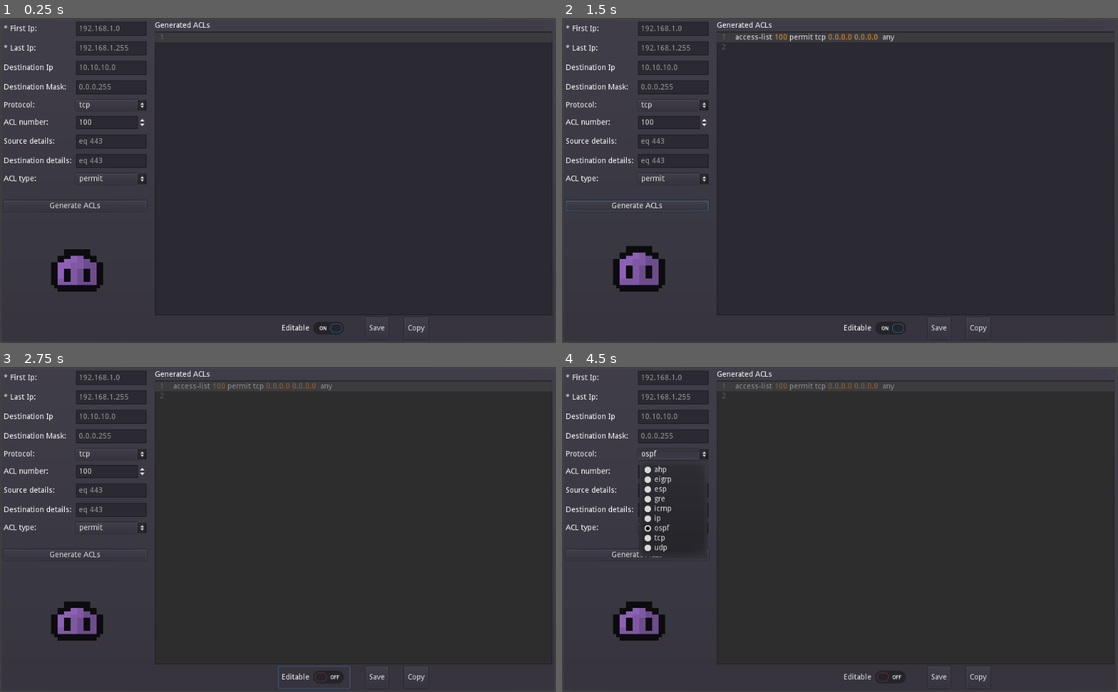
Above: before the commit, frames 1-4 (two rows, left to right).
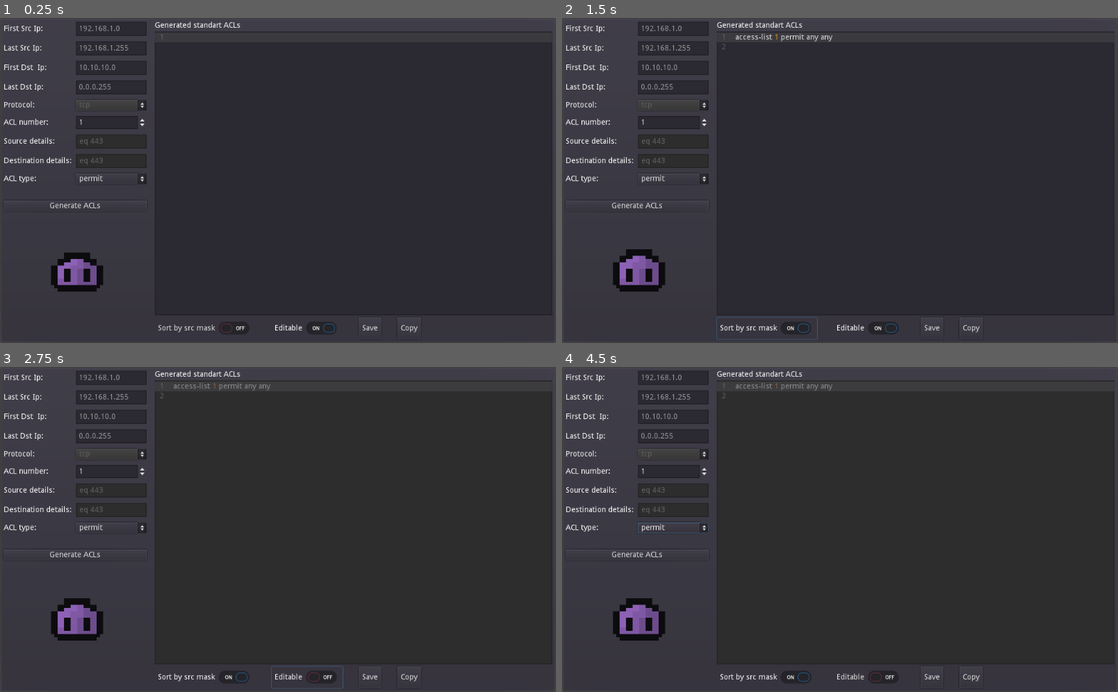
Above: after the commit, the same moments.

Repository: DetrembleurArthur/Acls-Maker
Game: Godot game, scene res://gui.tscn
Same seed, same stepped clock (60 frames per second), same inputs: the game is played once before the commit and once after it.
Inputs (mouse positions are in pixels of both pictures, inside the frame that each line leads up to):
- Up to frame 1 (0.25 s): no input
- Up to frame 2 (1.5 s): click "Generate ACLs" at 0.5 s; click (767, 330) at 1.25 s, where only the run after the commit has a clickable "Sort by src mask"
- Up to frame 3 (2.75 s): click "Editable" at 2 s
- Up to frame 4 (4.5 s): click (673, 454) at 2.75 s, where only the run before the commit has a clickable "tcp"; click "permit" at 3.5 s; click (673, 454) at 4.25 s, where only the run before the commit has a clickable "ospf"

The runs differ from the first frame. In frame 1, 1.0% of the frame differs, in the area x 0-77%, y 1-98%; in frame 2, 1.4%; in frame 3, 1.2%; in frame 4, 1.8%.

Commit message:
destination implementation :spades:

Diff:
--- a/gui.gd
+++ b/gui.gd
@@ -1,9 +1,9 @@
 extends Control
 
-onready var first_ip_widget := $PanelContainer/HBoxContainer/VBoxContainer/GridContainer/FirstIp
-onready var last_ip_widget := $PanelContainer/HBoxContainer/VBoxContainer/GridContainer/LastIp
-onready var dest_ip_widget := $PanelContainer/HBoxContainer/VBoxContainer/GridContainer/DstIp
-onready var mask_widget := $PanelContainer/HBoxContainer/VBoxContainer/GridContainer/Mask
+onready var first_src_ip_widget := $PanelContainer/HBoxContainer/VBoxContainer/GridContainer/FirstSrcIp
+onready var last_src_ip_widget := $PanelContainer/HBoxContainer/VBoxContainer/GridContainer/LastSrcIp
+onready var first_dest_ip_widget := $PanelContainer/HBoxContainer/VBoxContainer/GridContainer/FirstDstIp
+onready var last_dest_ip_widget := $PanelContainer/HBoxContainer/VBoxContainer/GridContainer/LastDstIp
 onready var protocol_widget := $PanelContainer/HBoxContainer/VBoxContainer/GridContainer/Protocol
 onready var acl_number_widget := $PanelContainer/HBoxContainer/VBoxContainer/GridContainer/AclNumber
 onready var src_details_widget := $PanelContainer/HBoxContainer/VBoxContainer/GridContainer/SrcDetails
@@ -12,10 +12,14 @@
 onready var file_dialog := $PanelContainer/SaveFileDialog
 onready var popup := $PanelContainer/ConfirmationDialog
 onready var acl_type_widget := $PanelContainer/HBoxContainer/VBoxContainer/GridContainer/AclType
+onready var sort_by_mask_widget := $PanelContainer/HBoxContainer/VBoxContainer2/HBoxContainer/SortCheckBox
+onready var title_widget := $PanelContainer/HBoxContainer/VBoxContainer2/TitleLabel
+var current_acls
 
 # Called when the node enters the scene tree for the first time.
 func _ready():
-	pass # Replace with function body.
+	_on_AclNumber_value_changed(acl_number_widget.value)
+
 func get_value(var ip : String):
 	var value = 0
 	var i = 0
@@ -25,32 +29,11 @@
 		i += 1
 	return value
 
-func show_acls(var number : int, var first_value : int, var last_value : int, var dstIp : String, var dstMaskIp : String, var f : String, var t : String, var protocol : String):
-	var current := first_value
-	var temp := 0
-	var counter := 0
-	var output := ""
-	while current <= last_value:
-		temp = current
-		counter = 0
-		while temp > 0:
-			if temp % 2 == 0:
-				counter += 1
-				temp >>= 1
-			else:
-				temp = 0
-		temp = pow(2, counter) - 1
-		while current + temp > last_value:
-			counter -= 1
-			temp = pow(2, counter) - 1
-		output += "access-list " + str(number) + " " + acl_type_widget.text + " " + (protocol if protocol != null else "") + " " + str(current >> 24) + "." + str((current >> 16) & 0xff) + "." + str((current >> 8) & 0xff) + "." + str(current & 0xff) + " " + str((temp >> 24) & 0xff) + "." + str((temp >> 16) & 0xff) + "." + str((temp >> 8) & 0xff) + "." + str(temp & 0xff) + " " + (f if not f.empty() else "") + " " + (dstIp if not dstIp.empty() else "any") + " " + (dstMaskIp if not dstMaskIp.empty() else ("0.0.0.0" if not dstIp.empty() else "")) + " " + (t if not t.empty() else "") + "\n"
-		current += temp + 1
-	return output
 
 func to_str_ip(var address_value : int):
 	var buffer := ""
-	for i in range(1, 4):
-		if i != 1:
+	for i in range(0, 4):
+		if i != 0:
 			buffer = str(address_value & 0xff) + "." + buffer
 		else:
 			buffer = str(address_value & 0xff)
@@ -77,26 +60,87 @@
 			temp = pow(2, counter) - 1
 		acls.append(
 			{
-				"ip": current,
-				"mask": temp
+				"ip-value": current,
+				"mask-value": temp,
+				"ip-str": to_str_ip(current),
+				"mask-str": to_str_ip(temp)
 			}
 		)
 		current += temp + 1
 	return acls
 
+func merge_ranges(var src_range : Array, var dst_range : Array):
+	var merged_ranges = []
+	for src in src_range:
+		for dst in dst_range:
+			merged_ranges.append(
+				{
+					"src": src,
+					"dst": dst
+				}
+			)
+	return merged_ranges
+
+func compute_acls(var first_src : int, var last_src : int, var first_dst : int, var last_dst : int):
+	var src_ranges = ip_range(first_src, last_src)
+	var dst_ranges = ip_range(first_dst, last_dst)
+	var merged_ranges = merge_ranges(src_ranges, dst_ranges)
+	return merged_ranges
+
+class AclSorter:
+	static func sort(a, b):
+		print(b["src"]["mask-value"] , " ", a["src"]["mask-value"])
+		return b["src"]["mask-value"] < a["src"]["mask-value"]
+
+func show_acls_lines(var merged_range : Array,
+					 var number : int,
+					 var protocol : String,
+					 var src_details : String,
+					 var dst_details : String,
+					 var action : String):
+	var buffer := ""
+	for rng in merged_range:
+		buffer += "access-list %d %s " % [number, action]
+		if number >= 100:
+			buffer += "%s " % protocol
+		if rng["src"]["ip-value"] == 0:
+			buffer += "any "
+		elif rng["src"]["mask-value"] == 0:
+			buffer += "host %s " % rng["src"]["ip-str"]
+		else:
+			buffer += "%s %s " % [rng["src"]["ip-str"], rng["src"]["mask-str"]]
+		if number >= 100 and src_details:
+			buffer += "%s " % src_details
+		if rng["dst"]["ip-value"] == 0:
+			buffer += "any "
+		elif rng["dst"]["mask-value"] == 0:
+			buffer += "host %s " % rng["dst"]["ip-str"]
+		else:
+			buffer += "%s %s " % [rng["dst"]["ip-str"], rng["dst"]["mask-str"]]
+		if number >= 100 and dst_details:
+			buffer += "%s " % dst_details
+		buffer += "\n"
+	output_acls.text = buffer
+
+
 func _generated_acls_button():
-	var first_ip = first_ip_widget.text
-	var last_ip = last_ip_widget.text
-	var dst_ip = dest_ip_widget.text
-	var mask = mask_widget.text
+	var first_src_ip = first_src_ip_widget.text
+	var last_src_ip = last_src_ip_widget.text
+	var first_dst_ip = first_dest_ip_widget.text
+	var last_dst_ip = last_dest_ip_widget.text
 	var source_details = src_details_widget.text
 	var dest_details = dst_details_widget.text
 	var protocol = protocol_widget.text
-	var first_value = get_value(first_ip)
-	var last_value = get_value(last_ip)
+	var first_src_ip_value = get_value(first_src_ip)
+	var last_src_ip_value = get_value(last_src_ip)
+	var first_dst_ip_value = get_value(first_dst_ip)
+	var last_dst_ip_value = get_value(last_dst_ip)
 	var number = acl_number_widget.value
-	var out = show_acls(number, first_value, last_value, dst_ip, mask, source_details, dest_details, protocol)
-	output_acls.text = out
+	var action = acl_type_widget.text
+	current_acls = compute_acls(first_src_ip_value, last_src_ip_value, first_dst_ip_value, last_dst_ip_value)
+	if sort_by_mask_widget.pressed:
+		current_acls.sort_custom(AclSorter, "sort")
+	show_acls_lines(current_acls, number, protocol, source_details, dest_details, action)
 
 
 
@@ -120,3 +164,24 @@
 	file.close()
 	popup.dialog_text = "Your ACLs have been saved successfuly into '" + path + "'"
 	popup.popup_centered()
+
+
+
+
+func _on_sort_by_mask_toggled(button_pressed):
+	if current_acls:
+		current_acls.sort_custom(AclSorter, "sort")
+		var source_details = src_details_widget.text
+		var dest_details = dst_details_widget.text
+		var protocol = protocol_widget.text
+		var number = acl_number_widget.value
+		var action = acl_type_widget.text
+		show_acls_lines(current_acls, number, protocol, source_details, dest_details, action)
+
+
+func _on_AclNumber_value_changed(value : int):
+	var extended := value >= 100
+	protocol_widget.disabled = not extended
+	src_details_widget.editable = extended
+	dst_details_widget.editable = extended
+	title_widget.text = "Generated %s ACLs" % ("extended" if extended else "standart")
--- a/gui.tscn
+++ b/gui.tscn
@@ -58,9 +58,9 @@
 margin_top = 6.0
 margin_right = 129.0
 margin_bottom = 20.0
-text = "* First Ip: "
-
-[node name="FirstIp" type="LineEdit" parent="PanelContainer/HBoxContainer/VBoxContainer/GridContainer"]
+text = "First Src Ip: "
+
+[node name="FirstSrcIp" type="LineEdit" parent="PanelContainer/HBoxContainer/VBoxContainer/GridContainer"]
 margin_left = 133.0
 margin_right = 263.0
 margin_bottom = 26.0
@@ -76,9 +76,9 @@
 margin_top = 42.0
 margin_right = 129.0
 margin_bottom = 56.0
-text = "* Last Ip: "
-
-[node name="LastIp" type="LineEdit" parent="PanelContainer/HBoxContainer/VBoxContainer/GridContainer"]
+text = "Last Src Ip: "
+
+[node name="LastSrcIp" type="LineEdit" parent="PanelContainer/HBoxContainer/VBoxContainer/GridContainer"]
 margin_left = 133.0
 margin_top = 36.0
 margin_right = 263.0
@@ -95,9 +95,9 @@
 margin_top = 78.0
 margin_right = 129.0
 margin_bottom = 92.0
-text = "Destination Ip"
-
-[node name="DstIp" type="LineEdit" parent="PanelContainer/HBoxContainer/VBoxContainer/GridContainer"]
+text = "First Dst  Ip: "
+
+[node name="FirstDstIp" type="LineEdit" parent="PanelContainer/HBoxContainer/VBoxContainer/GridContainer"]
 margin_left = 133.0
 margin_top = 72.0
 margin_right = 263.0
@@ -114,9 +114,9 @@
 margin_top = 114.0
 margin_right = 129.0
 margin_bottom = 128.0
-text = "Destination Mask: "
-
-[node name="Mask" type="LineEdit" parent="PanelContainer/HBoxContainer/VBoxContainer/GridContainer"]
+text = "Last Dst Ip: "
+
+[node name="LastDstIp" type="LineEdit" parent="PanelContainer/HBoxContainer/VBoxContainer/GridContainer"]
 margin_left = 133.0
 margin_top = 108.0
 margin_right = 263.0
@@ -142,6 +142,7 @@
 margin_bottom = 164.0
 rect_min_size = Vector2( 130, 0 )
 hint_tooltip = "Put the filtered protocol here"
+disabled = true
 text = "tcp"
 items = [ "ahp", null, false, 0, null, "eigrp", null, false, 1, null, "esp", null, false, 2, null, "gre", null, false, 3, null, "icmp", null, false, 4, null, "ip", null, false, 5, null, "ospf", null, false, 6, null, "tcp", null, false, 7, null, "udp", null, false, 8, null ]
 selected = 7
@@ -158,9 +159,9 @@
 margin_right = 263.0
 margin_bottom = 198.0
 hint_tooltip = "Put the extended ACL number here"
-min_value = 100.0
+min_value = 1.0
 max_value = 199.0
-value = 100.0
+value = 1.0
 
 [node name="Label7" type="Label" parent="PanelContainer/HBoxContainer/VBoxContainer/GridContainer"]
 margin_top = 214.0
@@ -176,6 +177,7 @@
 rect_min_size = Vector2( 130, 0 )
 hint_tooltip = "Put the source details here"
 max_length = 15
+editable = false
 clear_button_enabled = true
 placeholder_text = "eq 443"
 caret_blink = true
@@ -195,6 +197,7 @@
 rect_min_size = Vector2( 130, 0 )
 hint_tooltip = "Put the destination details here"
 max_length = 15
+editable = false
 clear_button_enabled = true
 placeholder_text = "eq 443"
 caret_blink = true
@@ -226,7 +229,7 @@
 position = Vector2( 135, 450 )
 scale = Vector2( 3, 3 )
 frames = SubResource( 5 )
-frame = 1
+frame = 2
 speed_scale = 0.4
 playing = true
 
@@ -237,7 +240,7 @@
 size_flags_horizontal = 3
 size_flags_vertical = 3
 
-[node name="Label" type="Label" parent="PanelContainer/HBoxContainer/VBoxContainer2"]
+[node name="TitleLabel" type="Label" parent="PanelContainer/HBoxContainer/VBoxContainer2"]
 margin_right = 732.0
 margin_bottom = 14.0
 text = "Generated ACLs"
@@ -260,24 +263,28 @@
 margin_right = 732.0
 margin_bottom = 586.0
 custom_constants/separation = 30
-alignment = 1
+
+[node name="SortCheckBox" type="CheckButton" parent="PanelContainer/HBoxContainer/VBoxContainer2/HBoxContainer"]
+margin_right = 185.0
+margin_bottom = 40.0
+text = "Sort by src mask"
 
 [node name="CheckButton" type="CheckButton" parent="PanelContainer/HBoxContainer/VBoxContainer2/HBoxContainer"]
-margin_left = 228.0
-margin_right = 359.0
+margin_left = 215.0
+margin_right = 346.0
 margin_bottom = 40.0
 pressed = true
 text = "Editable"
 
 [node name="Button" type="Button" parent="PanelContainer/HBoxContainer/VBoxContainer2/HBoxContainer"]
-margin_left = 389.0
-margin_right = 430.0
+margin_left = 376.0
+margin_right = 417.0
 margin_bottom = 40.0
 text = "Save"
 
 [node name="Button2" type="Button" parent="PanelContainer/HBoxContainer/VBoxContainer2/HBoxContainer"]
-margin_left = 460.0
-margin_right = 503.0
+margin_left = 447.0
+margin_right = 490.0
 margin_bottom = 40.0
 text = "Copy"
 
@@ -300,7 +307,9 @@
 window_title = "Success !"
 dialog_autowrap = true
 
+[connection signal="value_changed" from="PanelContainer/HBoxContainer/VBoxContainer/GridContainer/AclNumber" to="." method="_on_AclNumber_value_changed"]
 [connection signal="pressed" from="PanelContainer/HBoxContainer/VBoxContainer/Button" to="." method="_generated_acls_button"]
+[connection signal="toggled" from="PanelContainer/HBoxContainer/VBoxContainer2/HBoxContainer/SortCheckBox" to="." method="_on_sort_by_mask_toggled"]
 [connection signal="toggled" from="PanelContainer/HBoxContainer/VBoxContainer2/HBoxContainer/CheckButton" to="." method="_on_edit_checkbox"]
 [connection signal="pressed" from="PanelContainer/HBoxContainer/VBoxContainer2/HBoxContainer/Button" to="." method="_on_save_button"]
 [connection signal="pressed" from="PanelContainer/HBoxContainer/VBoxContainer2/HBoxContainer/Button2" to="." method="_on_copy_button"]
